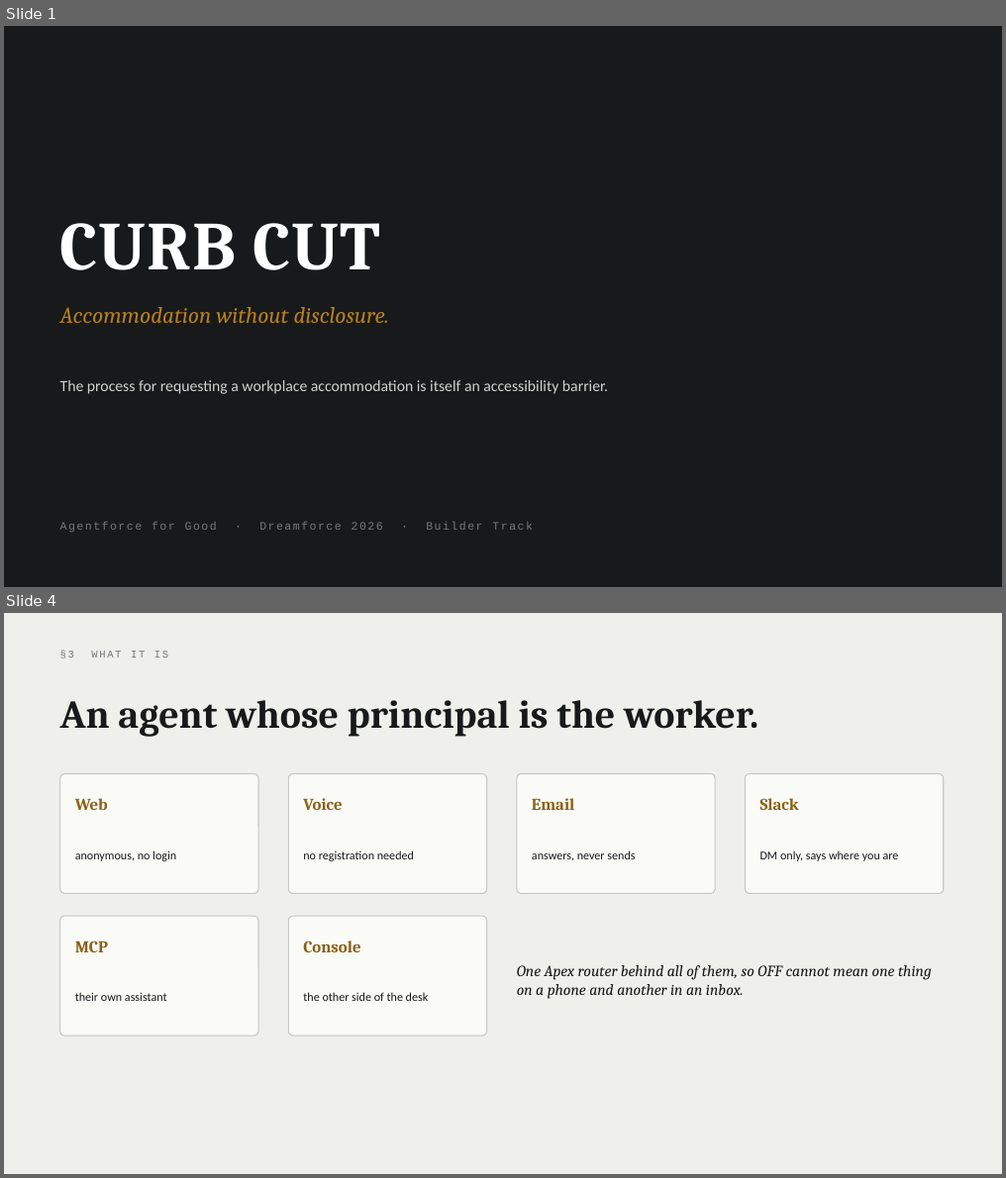
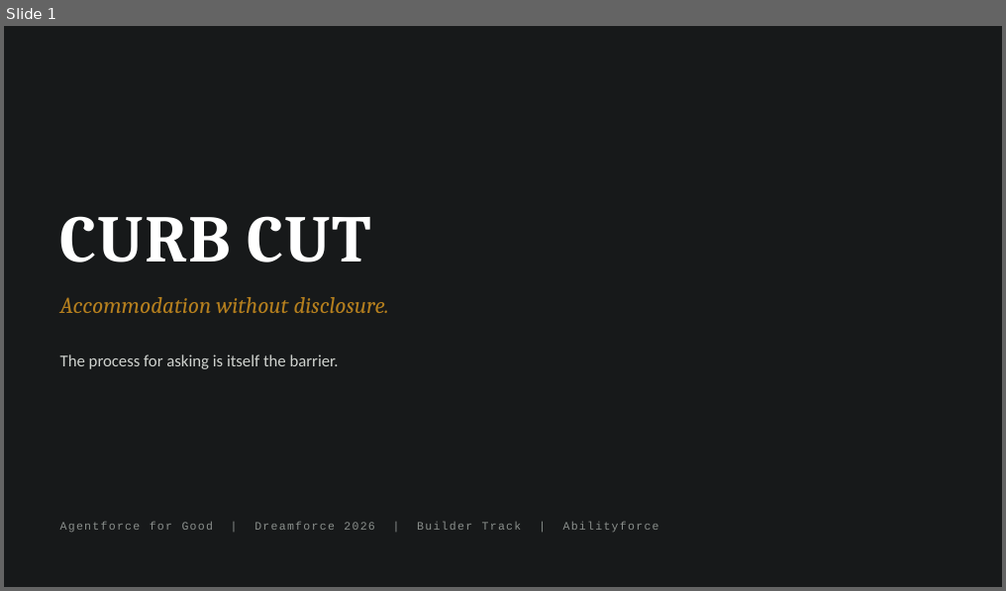
Before and after one commit to parthsevak2/curb-cut, a slide deck: submission/Curb-Cut.pptx. Shown one above the other, each under a label of ours: slides 1 and 4 before the commit, slide 1 after it; the slides between them are not shown. The pictures are 1006x1178 and 1006x591 pixels, drawn with LibreOffice and Linux fonts; fonts in the diff are those of the drawing. Boxes give left, top, right and bottom in pixels: in the first picture for what was removed or moved away, otherwise in the second. Text is boxed around its words. In the diff, an @@ line names an element or a change of style, - is before the commit and + after.

```diff
--- a/submission/Curb-Cut.pptx
+++ b/submission/Curb-Cut.pptx
@@ slide 4 removed at box(4, 613, 1002, 1174), background #EFEFEB @@
@@ text removed at box(60, 651, 168, 659) @@
-§3 WHAT IT IS
@@ text removed at box(60, 700, 758, 737) @@
-An agent whose principal is the worker.
@@ rounded rectangle removed at box(60, 774, 258, 894) @@
@@ rounded rectangle removed at box(288, 774, 487, 894) @@
@@ rounded rectangle removed at box(517, 774, 715, 894) @@
@@ rounded rectangle removed at box(746, 774, 944, 894) @@
@@ text removed at box(75, 798, 108, 810) @@
-Web
@@ text removed at box(303, 798, 342, 810) @@
-Voice
@@ text removed at box(532, 798, 574, 810) @@
-Email
@@ text removed at box(760, 798, 799, 810) @@
-Slack
@@ text removed at box(75, 851, 176, 861) @@
-anonymous, no login
@@ text removed at box(303, 851, 414, 861) @@
-no registration needed
@@ text removed at box(532, 851, 635, 861) @@
-answers, never sends
@@ text removed at box(760, 851, 899, 861) @@
-DM only, says where you are
@@ rounded rectangle removed at box(60, 916, 258, 1036) @@
@@ rounded rectangle removed at box(288, 916, 487, 1036) @@
@@ text removed at box(75, 941, 108, 953) @@
-MCP
@@ text removed at box(303, 941, 360, 953) @@
-Console
@@ text removed at box(517, 965, 932, 999) @@
-One Apex router behind all of them, so OFF cannot mean one thing on a phone and another in an inbox.
@@ text removed at box(75, 992, 167, 1001) @@
-their own assistant
@@ text removed at box(303, 992, 429, 1001) @@
-the other side of the desk
@@ slide 1 changed as well @@
@@ text "CURB CUT": place and size @@
-text "CURB CUT" at box(60, 223, 380, 271)
+text "CURB CUT" at box(60, 216, 371, 263)
@@ text "CURB CUT" at box(60, 216, 371, 263): size 66 to 64 pt @@
@@ text "Accommodation without disclosure.": place and size @@
-text "Accommodation without disclosure." at box(60, 307, 389, 323)
+text "Accommodation without disclosure." at box(60, 297, 389, 313)
@@ text at box(60, 355, 339, 370): text changed; size 15 to 16 pt @@
-The process for requesting a workplace accommodation is itself an accessibility barrier.
+The process for asking is itself the barrier.
@@ text at box(60, 522, 659, 532): text changed; text colour #74797A to #8A8F8C @@
-Agentforce for Good · Dreamforce 2026 · Builder Track
+Agentforce for Good | Dreamforce 2026 | Builder Track | Abilityforce
```
Also in this commit, not shown: 6 other slides changed, 10 slides added, 5 other slides removed.
